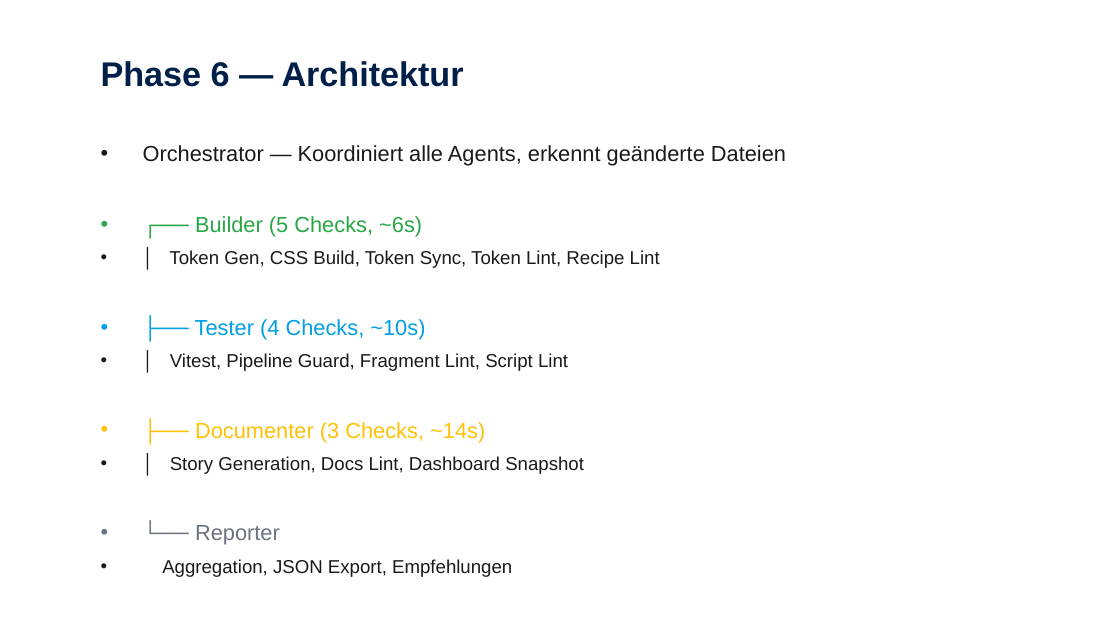
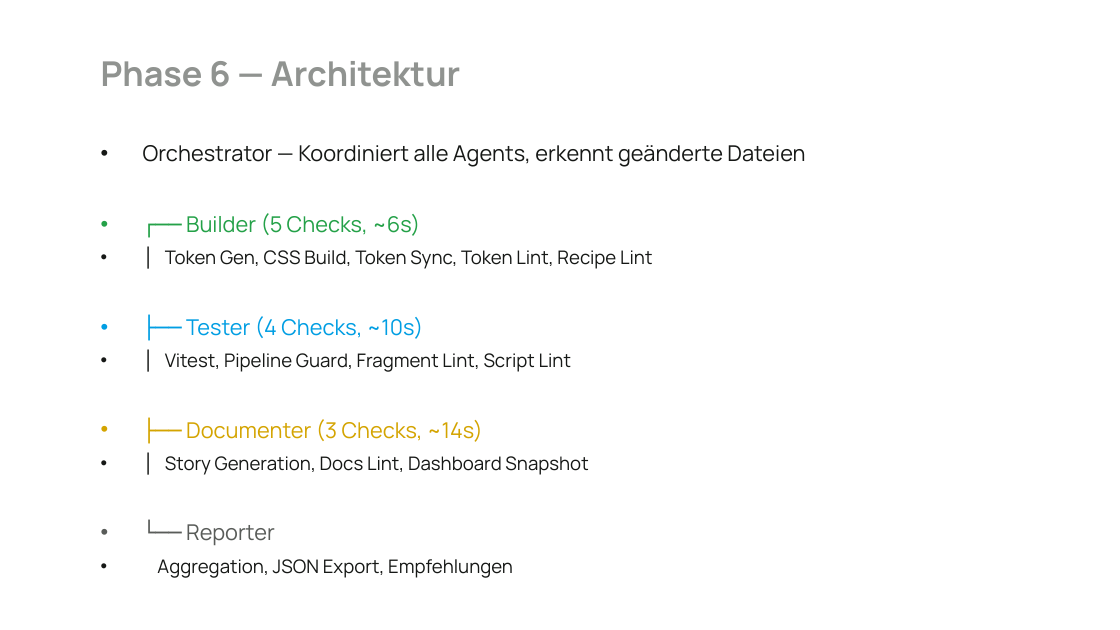
Before and after one commit to FrankMilius/NEO-DS, a slide deck: slide 34 of data/dev-process-schulung.pptx. Drawn at 1120x630 pixels with LibreOffice and Linux fonts; fonts in the diff are those of the drawing. Boxes give left, top, right and bottom in pixels: in the first picture for what was removed or moved away, otherwise in the second. Text is boxed around its words. In the diff, an @@ line names an element or a change of style, - is before the commit and + after.

```diff
--- a/data/dev-process-schulung.pptx
+++ b/data/dev-process-schulung.pptx
@@ text "Phase 6 — Architektur" at (101, 61, 460, 87): font Arial to Manrope, text colour #002049 to #909390 @@
@@ text "Orchestrator — Koordiniert alle Agents, ..." at (143, 145, 805, 578): font Arial to Manrope; text colour #1A1A1A to #161816 in "Orchestrator — Koordiniert alle Agents, erkennt geänderte ...", "│ Token Gen, CSS Build, Token Sync, ...", "│ Vitest, Pipeline Guard, Fragment Lint, Script ...", "│ Story Generation, Docs Lint, Dashboard Snapshot" and 1 more places; text colour #28A745 to #24A148 in "┌── Builder (5 Checks, ~6s)"; text colour #009FE3 to #009EE3 in "├── Tester (4 Checks, ~10s)"; text colour #FFC107 to #D4A400 in "├── Documenter (3 Checks, ~14s)"; text colour #6B7280 to #595C59 in "└── Reporter" @@
```
Also in this commit, not shown: 41 other slides changed, 5 slides removed, 1 other file.
